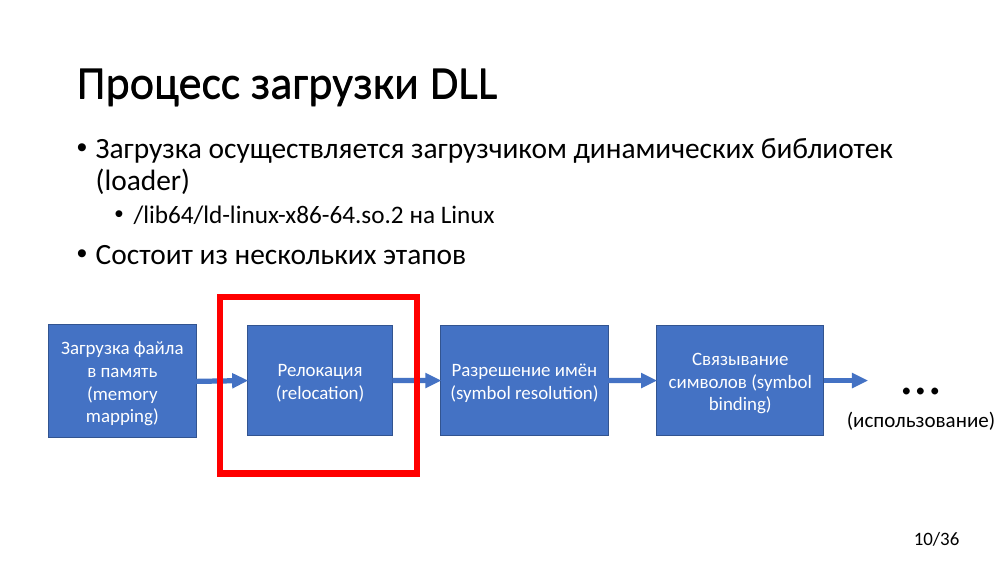
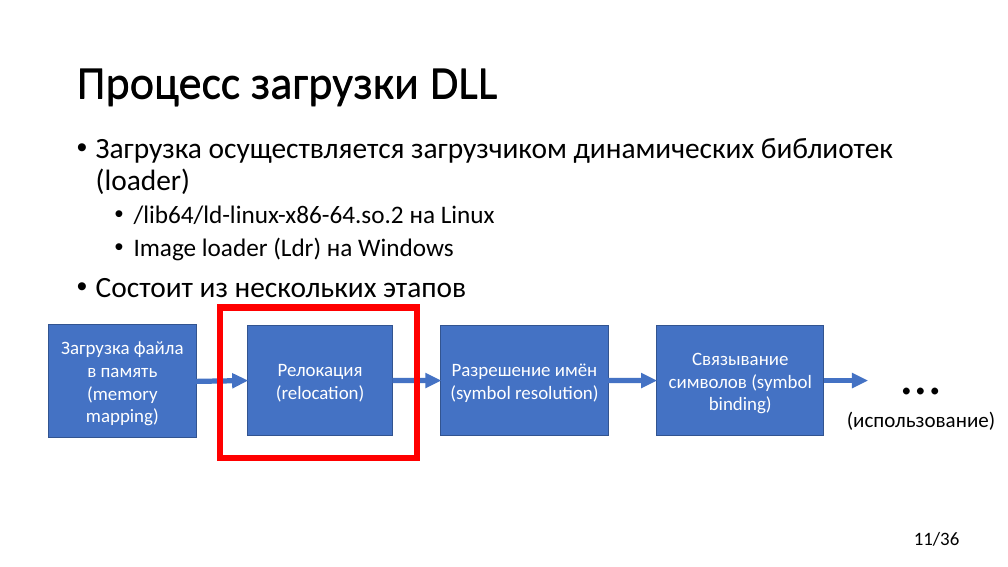
Before and after one commit to yugr/CppRussia, a slide deck: slide 11 of 2024/RU.pptx (slide 10 before the commit). Drawn at 1008x567 pixels with LibreOffice and Linux fonts; fonts in the diff are those of the drawing. Boxes give left, top, right and bottom in pixels: in the first picture for what was removed or moved away, otherwise in the second. Text is boxed around its words. In the diff, an @@ line names an element or a change of style, - is before the commit and + after.

```diff
--- a/2024/RU.pptx
+++ b/2024/RU.pptx
@@ text at (x1=134, y1=237, x2=453, y2=261): paragraph added @@
+  • Image loader (Ldr) на Windows
@@ rectangle resized from (x1=221, y1=297, x2=417, y2=473) to (x1=221, y1=308, x2=417, y2=458) @@
@@ page number at (x1=914, y1=532, x2=960, y2=546): text changed @@
-10/36
+11/36
```
Also in this commit, not shown: 6 other slides changed, 1 slide added.
